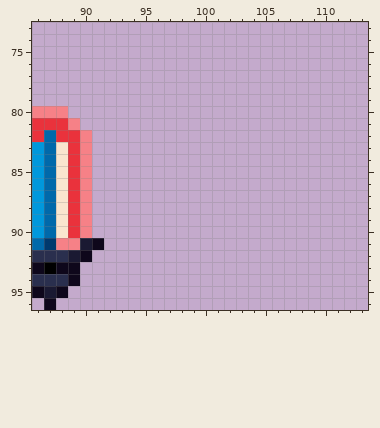
Pixel-art file -- core/assets/ase/item.ase. Above is the file before it was changed.
512x512 pixels, 1 frame. Shown: x 86..113, y 73..96.
The result:
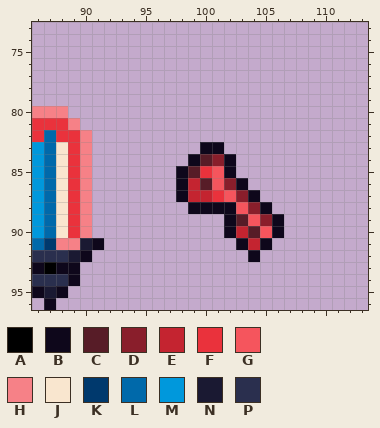
Palette (. is transparent): A #000000  B #0e071b  C #571c27  D #891e2b  E #c42430  F #ea323c  G #f5555d  H #f68187  J #f9e6cf  K #00396d  L #0069aa  M #0098dc  N #1a1932  P #2a2f4e
Changes in this commit:
Changed rows in their new state; - is an unchanged pixel.
first column x 98:
83 --BB-----
84 -BCDB----
85 BCFGB----
86 BECGDB---
87 BEEFGDB--
88 -BBBBGDB-
89 ----BCGDB
90 ----BECGB
91 -----BEB-
92 ------B--
